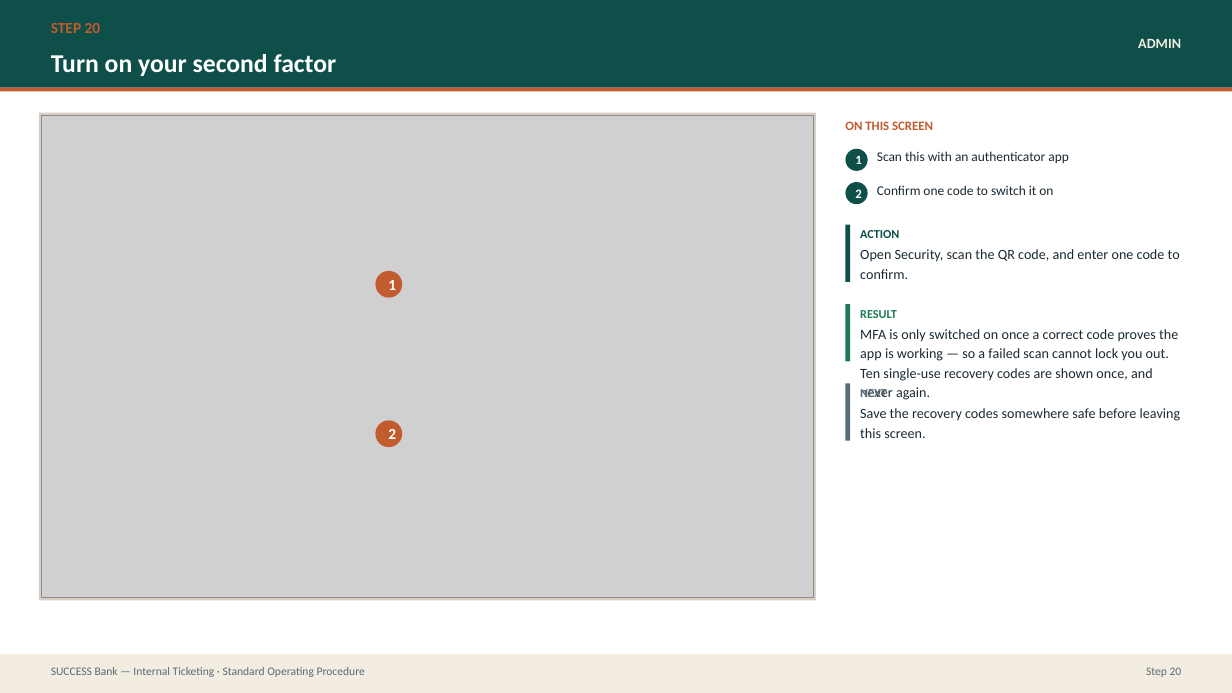
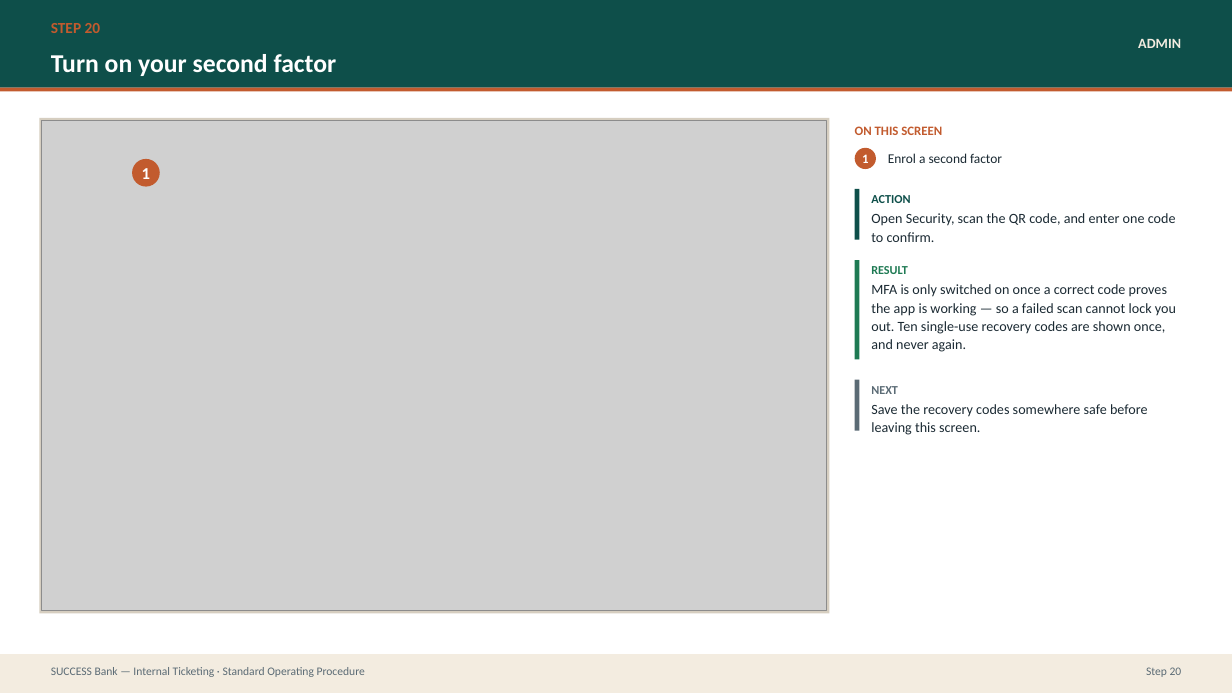
Before and after one commit to prajwal-patil-hub/Internal-Banking-Ticketing-System, a slide deck: slide 37 of docs/sop/SUCCESS-Bank-Ticketing-SOP.pptx. Drawn at 1232x693 pixels with LibreOffice and Linux fonts; fonts in the diff are those of the drawing; grey boxes stand for pictures. Boxes give left, top, right and bottom in pixels: in the first picture for what was removed or moved away, otherwise in the second. Text is boxed around its words. In the diff, an @@ line names an element or a change of style, - is before the commit and + after.

```diff
--- a/docs/sop/SUCCESS-Bank-Ticketing-SOP.pptx
+++ b/docs/sop/SUCCESS-Bank-Ticketing-SOP.pptx
@@ rectangle: place and size @@
-rectangle at (39, 113, 816, 601)
+rectangle at (39, 117, 829, 613)
@@ picture: place and size @@
-picture at (42, 116, 813, 598)
+picture at (42, 120, 827, 611)
@@ text "ON THIS SCREEN": place and size @@
-text "ON THIS SCREEN" at (845, 121, 933, 130)
+text "ON THIS SCREEN" at (855, 126, 942, 135)
@@ ellipse "1": place and size @@
-ellipse "1" at (846, 149, 868, 171)
+ellipse "1" at (855, 148, 876, 169)
@@ ellipse "1" at (855, 148, 876, 169): fill #0E4F4A to #C25B2E @@
@@ ellipse "1": place and size @@
-ellipse "1" at (375, 271, 402, 298)
+ellipse "1" at (132, 159, 160, 187)
@@ ellipse "1" at (132, 159, 160, 187): size 12 to 13 pt @@
@@ text removed at (877, 151, 1069, 163) @@
-Scan this with an authenticator app
@@ text added at (888, 153, 1002, 163), 10.5 pt, text #1B2A33 @@
+Enrol a second factor
@@ ellipse removed at (846, 182, 868, 204) @@
-2
@@ rectangle: place and size @@
-rectangle at (846, 225, 850, 282)
+rectangle at (855, 189, 860, 239)
@@ line spacing 1.15 to 1.08 in 3 elements at (871, 404, 1148, 435), (871, 284, 1176, 352), (871, 213, 1176, 242) @@
@@ text "ACTION": place and size @@
-text "ACTION" at (860, 230, 899, 238)
+text "ACTION" at (871, 195, 910, 203)
@@ text "Open Security, scan the QR ...": place and size @@
-text "Open Security, scan the QR ..." at (860, 249, 1180, 279)
+text "Open Security, scan the QR ..." at (871, 213, 1176, 242)
@@ text removed at (877, 185, 1053, 195) @@
-Confirm one code to switch it on
@@ rectangle: place and size @@
-rectangle at (846, 304, 850, 361)
+rectangle at (855, 260, 860, 359)
@@ text "RESULT": place and size @@
-text "RESULT" at (860, 310, 897, 318)
+text "RESULT" at (871, 266, 908, 274)
@@ text "MFA is only switched on ...": place and size @@
-text "MFA is only switched on ..." at (860, 329, 1178, 381)
+text "MFA is only switched on ..." at (871, 284, 1176, 352)
@@ rectangle: place and size @@
-rectangle at (846, 384, 850, 441)
+rectangle at (855, 380, 860, 431)
@@ text "NEXT": place and size @@
-text "NEXT" at (860, 389, 887, 397)
+text "NEXT" at (871, 386, 898, 394)
@@ text "Save the recovery codes somewhere ...": place and size @@
-text "Save the recovery codes somewhere ..." at (860, 408, 1181, 438)
+text "Save the recovery codes somewhere ..." at (871, 404, 1148, 435)
@@ ellipse removed at (375, 421, 402, 447) @@
-2
```
Also in this commit, not shown: 26 other slides changed, 30 other files.
